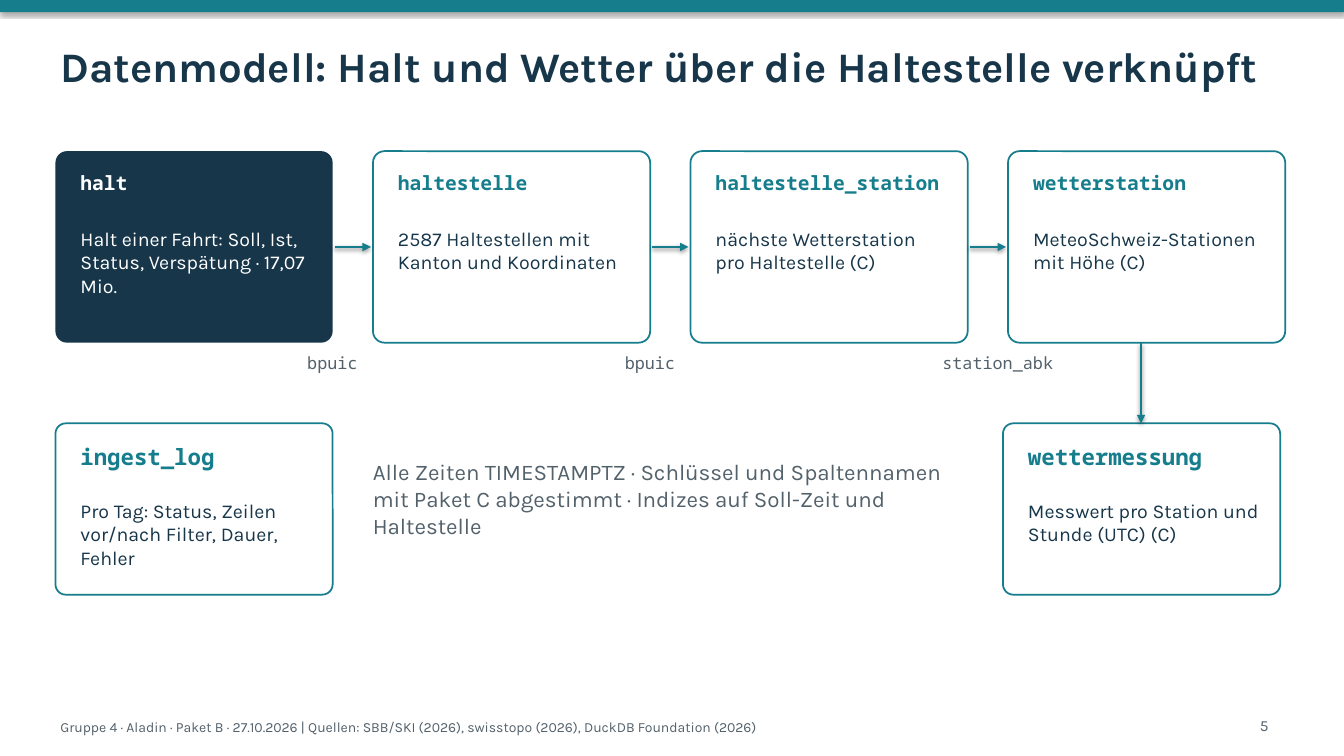
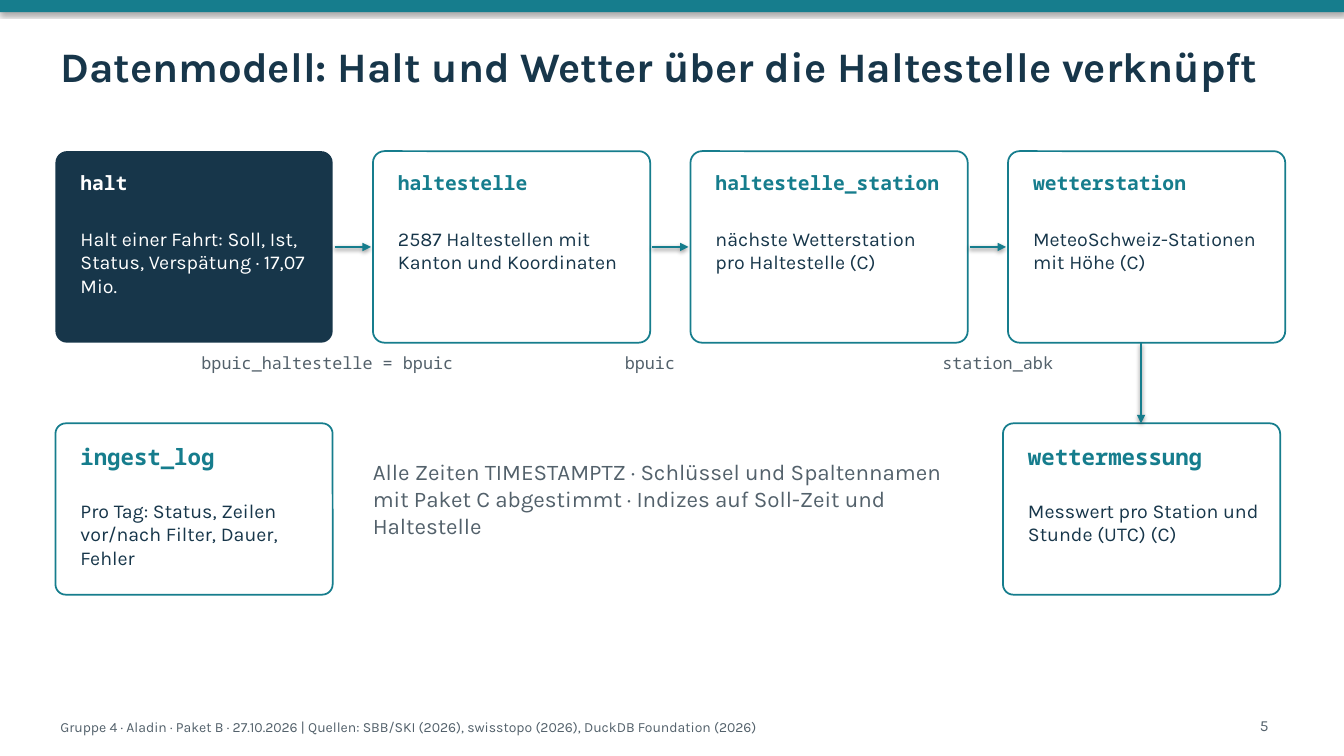
Before and after one commit to zeitmann/oev-wetter, a slide deck: slide 5 of docs/präsentation/folien_paket_b.pptx. Drawn at 1344x756 pixels with LibreOffice and Linux fonts; fonts in the diff are those of the drawing. Boxes give left, top, right and bottom in pixels: in the first picture for what was removed or moved away, otherwise in the second. Text is boxed around its words. In the diff, an @@ line names an element or a change of style, - is before the commit and + after.

```diff
--- a/docs/präsentation/folien_paket_b.pptx
+++ b/docs/präsentation/folien_paket_b.pptx
@@ text at (201, 356, 453, 373): text changed @@
-bpuic
+bpuic_haltestelle = bpuic
```
Also in this commit, not shown: 2 other slides changed, 4 other files.
